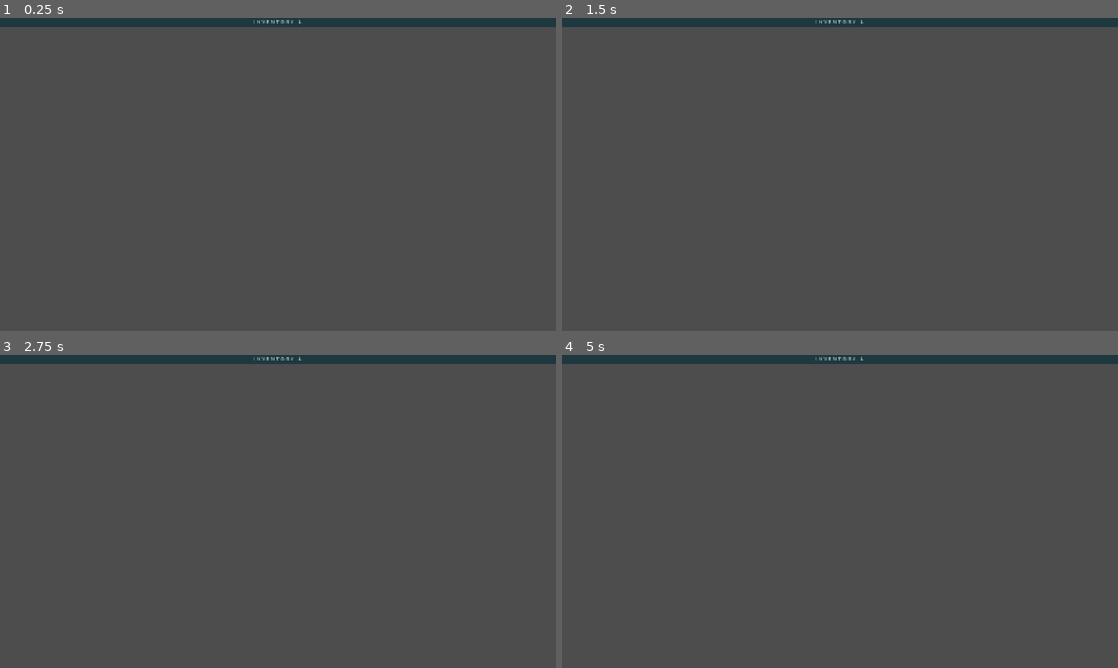
Above: before the commit, frames 1-4 (two rows, left to right).
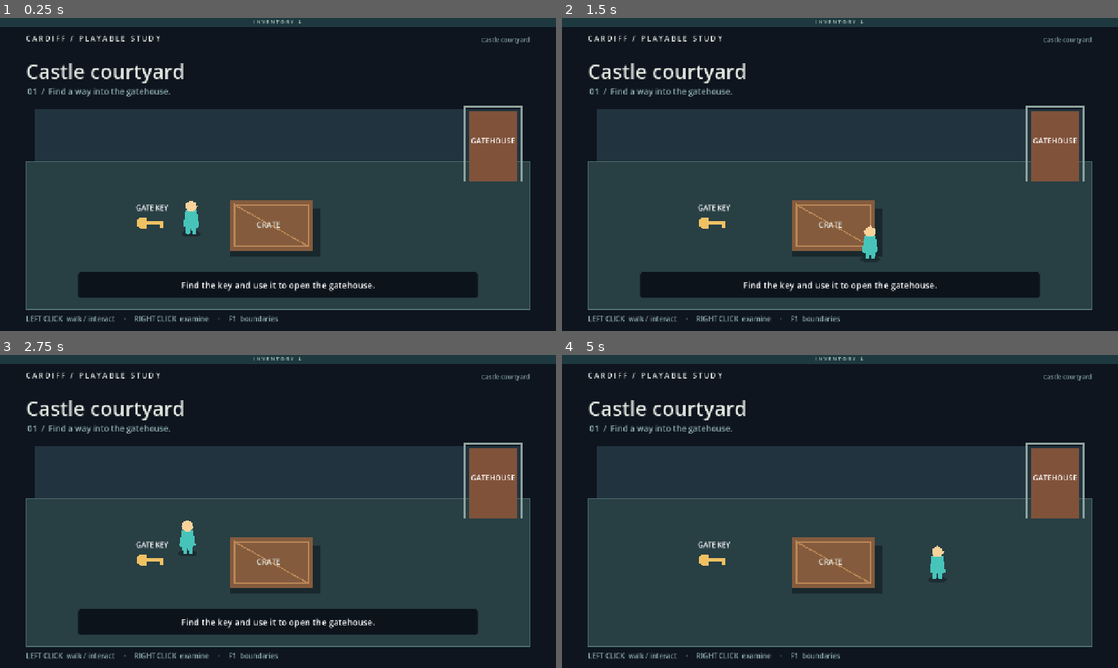
Above: after the commit, the same moments.

Repository: joshmcqueen/cardiff-demo
Game: Godot game, scene res://tests/smoke.tscn
Same seed, same stepped clock (60 frames per second), same inputs: the game is played once before the commit and once after it. This scene is started directly instead of the project's main scene.
Inputs (mouse positions are in pixels of both pictures, inside the frame that each line leads up to):
- Up to frame 1 (0.25 s): no input
- Up to frame 2 (1.5 s): tap Enter at 0.5 s; move the mouse to (962, 158) at 0.52 s; click (962, 158) at 0.67 s; move the mouse to (728, 190) at 1.27 s; click (728, 190) at 1.42 s
- Up to frame 3 (2.75 s): move the mouse to (333, 442) at 2.02 s; click (333, 442) at 2.17 s
- Up to frame 4 (5 s): move the mouse to (812, 574) at 2.77 s; click (812, 574) at 2.92 s; move the mouse to (1006, 558) at 3.52 s; click (1006, 558) at 3.67 s; move the mouse to (673, 464) at 4.27 s; click (673, 464) at 4.42 s

The runs differ from the first frame. In frame 1, 97% of the frame differs, in the area x 0-100%, y 2-100%; in frame 2, 97%; in frame 3, 97%; in frame 4, 97%.
Error before the commit: Parse Error: Cannot infer the type of "point" variable because the value doesn't have a set type. (res://game/main.gd:45)

Commit message:
Fix startup parse error and verify mouse input

Diff:
--- a/game/main.gd
+++ b/game/main.gd
@@ -42,7 +42,7 @@
 		get_viewport().set_input_as_handled()
 	if event is InputEventMouseButton and event.pressed:
 		# Use this click's position; the polled mouse position can lag a native event.
-		var point := get_global_transform_with_canvas().affine_inverse() * event.position
+		var point: Vector2 = get_global_transform_with_canvas().affine_inverse() * event.position
 		handle_world_click(point, event.button_index)
 
 
--- a/tests/smoke.gd
+++ b/tests/smoke.gd
@@ -32,7 +32,30 @@
 	await settle()
 
 
+func click_at(point: Vector2, button: MouseButton = MOUSE_BUTTON_LEFT) -> void:
+	# Exercise GUI handling and Main._unhandled_input, not just gameplay methods.
+	var event := InputEventMouseButton.new()
+	event.position = point
+	event.global_position = point
+	event.button_index = button
+	event.pressed = true
+	get_viewport().push_input(event, true)
+	event = event.duplicate()
+	event.pressed = false
+	get_viewport().push_input(event, true)
+
+
 func _ready() -> void:
+	# Fail explicitly if Main cannot compile, rather than hanging after a script error.
+	get_tree().create_timer(120.0).timeout.connect(func():
+		push_error("Integration checks timed out")
+		get_tree().quit(1)
+	)
+	var main_script := load("res://game/main.gd") as Script
+	if main_script == null or not main_script.can_instantiate():
+		push_error("Main script could not compile")
+		get_tree().quit(1)
+		return
 	GameState.reset()
 	game = load("res://game/main.tscn").instantiate()
 	add_child(game)
@@ -47,34 +70,38 @@
 	check(not game.current_room.contains_walk_point(Vector2(625, 480)), "Crate is excluded")
 	check(not game.current_room.contains_walk_point(Vector2(40, 500)), "Room bounds are excluded")
 	var start := player.position
-	game.handle_world_click(Vector2(40, 500), MOUSE_BUTTON_LEFT)
+	click_at(Vector2(40, 500))
 	await frames(3)
 	check(player.position == start and not player.walking, "Outside clicks do nothing")
 
 	player.position = Vector2(420, 480)
-	game.handle_world_click(Vector2(830, 480), MOUSE_BUTTON_LEFT)
+	click_at(Vector2(830, 480))
+	check(player.walking and player.destination.distance_to(Vector2(830, 480)) < 0.01, "Mouse event reaches world input at the clicked position")
 	var visited_detour := false
+	var stayed_in_bounds := true
 	for index in 500:
 		await frames(1)
 		var point := player.position
-		check(not Rect2(511, 401, 228, 153).has_point(point), "Path never crosses crate")
+		stayed_in_bounds = stayed_in_bounds and not Rect2(511, 401, 228, 153).has_point(point)
 		visited_detour = visited_detour or point.y < 401 or point.y > 554
 		if not player.walking:
 			break
+	check(stayed_in_bounds, "Path never crosses crate")
 	check(visited_detour and player.position.distance_to(Vector2(830, 480)) < 12, "Routes around crate and reaches target")
 
 	game.request_interaction(game.current_room.get_node("Hotspots/Key"))
 	check(game.pending_hotspot != null, "Interaction queues while walking")
-	game.handle_world_click(Vector2(950, 580), MOUSE_BUTTON_LEFT)
+	click_at(Vector2(950, 580))
 	await settle()
 	check(GameState.inventory.is_empty(), "New ground click cancels pending pickup")
 	check(player.position.distance_to(Vector2(950, 580)) < 12, "New destination wins")
-	game.handle_world_click(Vector2(1135, 290), MOUSE_BUTTON_RIGHT)
+	click_at(Vector2(1135, 290), MOUSE_BUTTON_RIGHT)
 	check(not player.walking and ui.response.text.contains("locked"), "Right-click examines without walking")
 	await interact("Gate")
 	check(game.current_room.name == "Courtyard" and not GameState.gate_unlocked, "Door starts locked")
 	check(ui.response.text.begins_with("Locked"), "Locked door gives feedback")
-	await interact("Key")
+	click_at(Vector2(350, 472))
+	await settle()
 	check(GameState.inventory == [&"gate_key"], "Key is collected")
 	check(not game.current_room.get_node("Hotspots/Key").visible, "Collected key disappears")
 	check(not GameState.add_item(&"gate_key") and GameState.inventory.size() == 1, "Duplicate pickup rejected")
--- a/ui/interface.tscn
+++ b/ui/interface.tscn
@@ -81,6 +81,7 @@
 horizontal_alignment = 1
 
 [node name="Drawer" type="Panel" parent="Root"]
+z_index = 1
 layout_mode = 0
 offset_top = -124.0
 offset_right = 1280.0
@@ -304,6 +305,7 @@
 text = "→"
 
 [node name="Fade" type="ColorRect" parent="Root"]
+z_index = 2
 layout_mode = 1
 anchors_preset = 15
 anchor_right = 1.0
